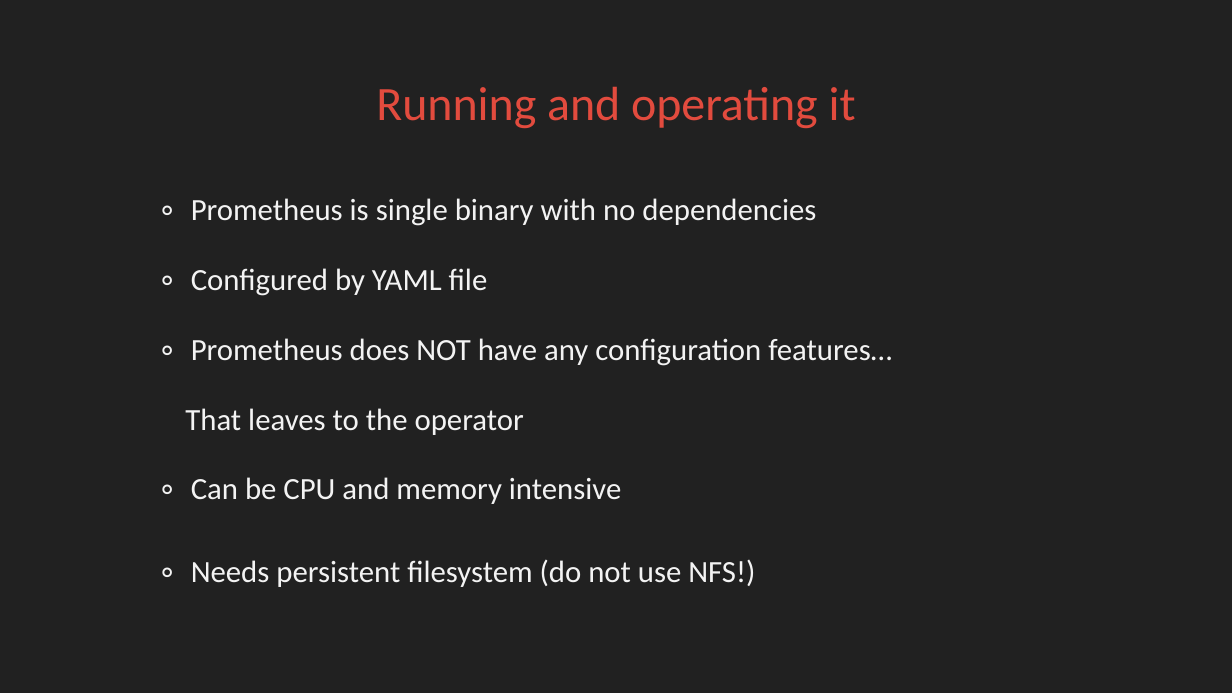
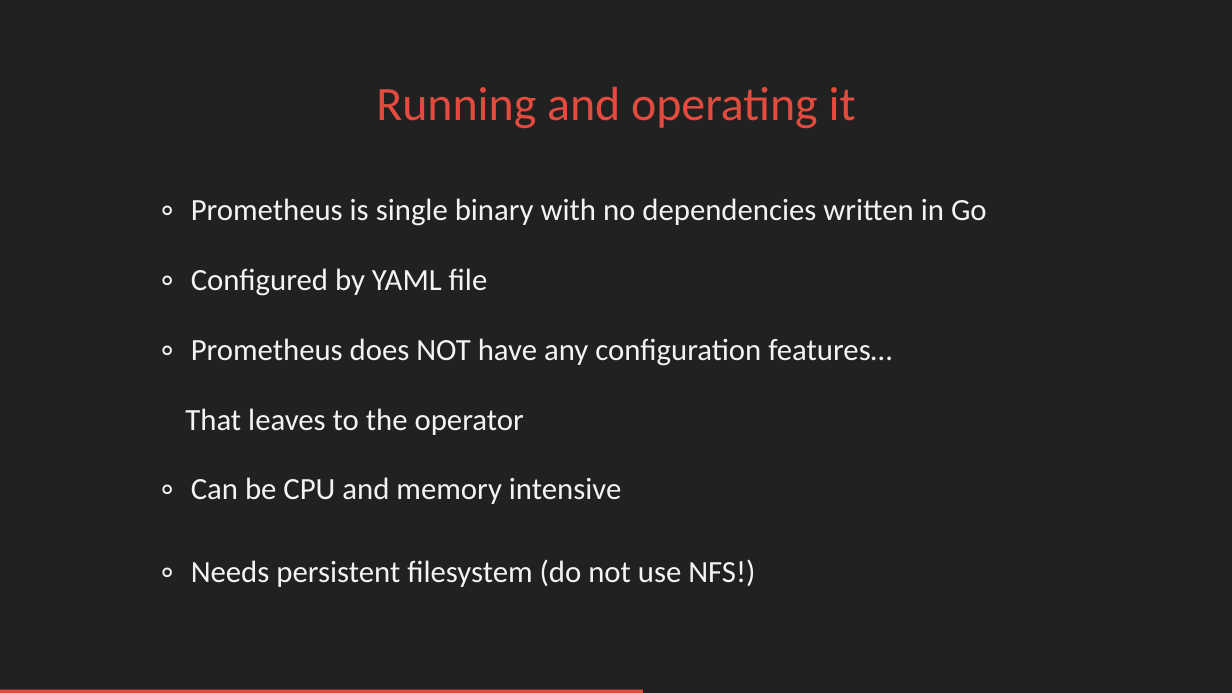
Before and after one commit to FUSAKLA/prometheus-demo, a slide deck: slide 13 of Prometheus-light-shadow-livers.pptx (slide 9 before the commit). Drawn at 1232x693 pixels with LibreOffice and Linux fonts; fonts in the diff are those of the drawing; background and template pictures are left out. Boxes give left, top, right and bottom in pixels: in the first picture for what was removed or moved away, otherwise in the second. Text is boxed around its words. In the diff, an @@ line names an element or a change of style, - is before the commit and + after.

```diff
--- a/Prometheus-light-shadow-livers.pptx
+++ b/Prometheus-light-shadow-livers.pptx
@@ text at (191,198,987,226): text changed @@
-∘ Prometheus is single binary with no dependencies
+∘ Prometheus is single binary with no dependencies written in Go
@@ rectangle added at (0,690,643,693), fill #E24B3E @@
```
Also in this commit, not shown: 15 other slides changed, 7 slides added, 2 slides removed, 1 other file.
